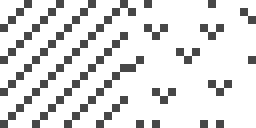
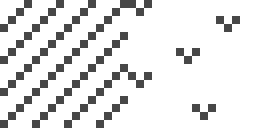
Layers edited between the first and the second 256 x 128 image:
painted on "tri-dots" over 128, 0, 256, 128
